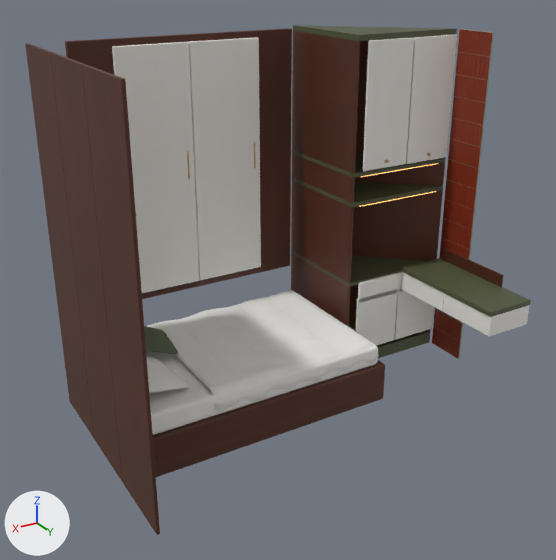
Before and after pictures for a commit that changed the glTF model public/models/work.glb.
Rendered twice from a camera (50 mm lens) standing at (5.18, -5.34, 3.15) and looking at (2.61, -9.63, 1.0). The axes (+X, +Y, +Z) are drawn at lower left. The lights are the same throughout. The first picture is the older version. Where no turn or scale is listed for an object, it has been applied to the vertices.

Names of what the first picture shows: '2040 by 1240 mm teak daybed platform', '3500 K working-room cupboard LED', '980 by 400 mm Thyme Rhythm desktop', 'Angled fitted cupboard shelf', 'Daybed mattress with fitted sheet', 'Full-height teak headboard backdrop', 'Moccasin Ivory desk drawer', 'Moccasin Ivory drop-down flap', 'Moccasin Ivory sliding panel', 'Moccasin Ivory working-room doors horizontal frame', 'Recessed desk cable upstand', 'Recessed teak sliding panel surround', 'Round gold working-room cabinet knob', 'Scarlet Kitkat mosaic tile' and 5 more.
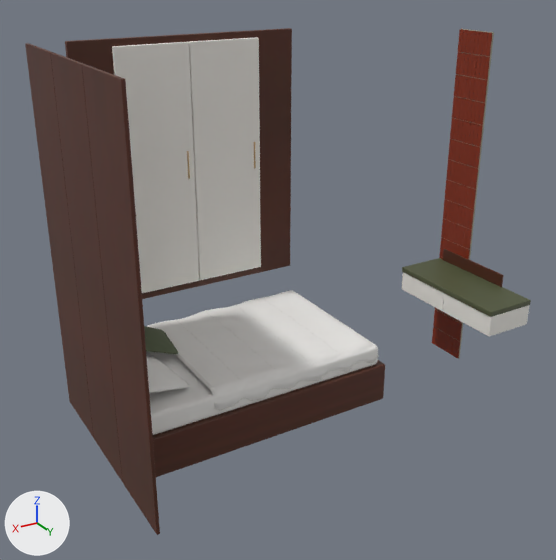
Changed parts and their boxes (x1, y1, x2, y2) in the pictures (556 x 560 px):
'Moccasin Ivory working-room doors horizontal frame', deleted (brown): before (291, 31, 456, 332)
'Moccasin Ivory drop-down flap', deleted: before (355, 35, 457, 345)
'Angled fitted cupboard shelf', deleted: before (291, 25, 457, 358)
'3500 K working-room cupboard LED', deleted: before (359, 163, 438, 207)
'Round gold working-room cabinet knob', deleted: before (385, 153, 431, 163)

Patch to the scene script:
```diff
--- a/public/models/work.glb.py
+++ b/public/models/work.glb.py
@@ ob_3500_k_working_room_cupboard_led @@
-ob_3500_k_working_room_cupboard_led = bpy.data.objects.new('3500 K working-room cupboard LED', me_cube_553)
-ob_3500_k_working_room_cupboard_led.location = (1.394, -9.818, 1.36)
@@ ob_angled_fitted_cupboard_shelf @@
-ob_angled_fitted_cupboard_shelf = bpy.data.objects.new('Angled fitted cupboard shelf', me_angled_fitted_cupboard_shelf)
-ob_angled_fitted_cupboard_shelf.location = (0.983, -9.778, 0.0)
@@ ob_moccasin_ivory_drop_down_flap @@
-ob_moccasin_ivory_drop_down_flap = bpy.data.objects.new('Moccasin Ivory drop-down flap', me_cube_552)
-ob_moccasin_ivory_drop_down_flap.location = (1.394, -9.768, 0.659)
@@ ob_moccasin_ivory_working_room_doors_horizontal_frame @@
-ob_moccasin_ivory_working_room_doors_horizontal_frame = bpy.data.objects.new('Moccasin Ivory working-room doors horizontal frame', me_cube_534)
-ob_moccasin_ivory_working_room_doors_horizontal_frame.location = (1.19, -9.779, 0.15)
@@ ob_round_gold_working_room_cabinet_knob @@
-ob_round_gold_working_room_cabinet_knob = bpy.data.objects.new('Round gold working-room cabinet knob', me_cone_034)
-ob_round_gold_working_room_cabinet_knob.location = (1.19, -9.745, 1.7)
```
